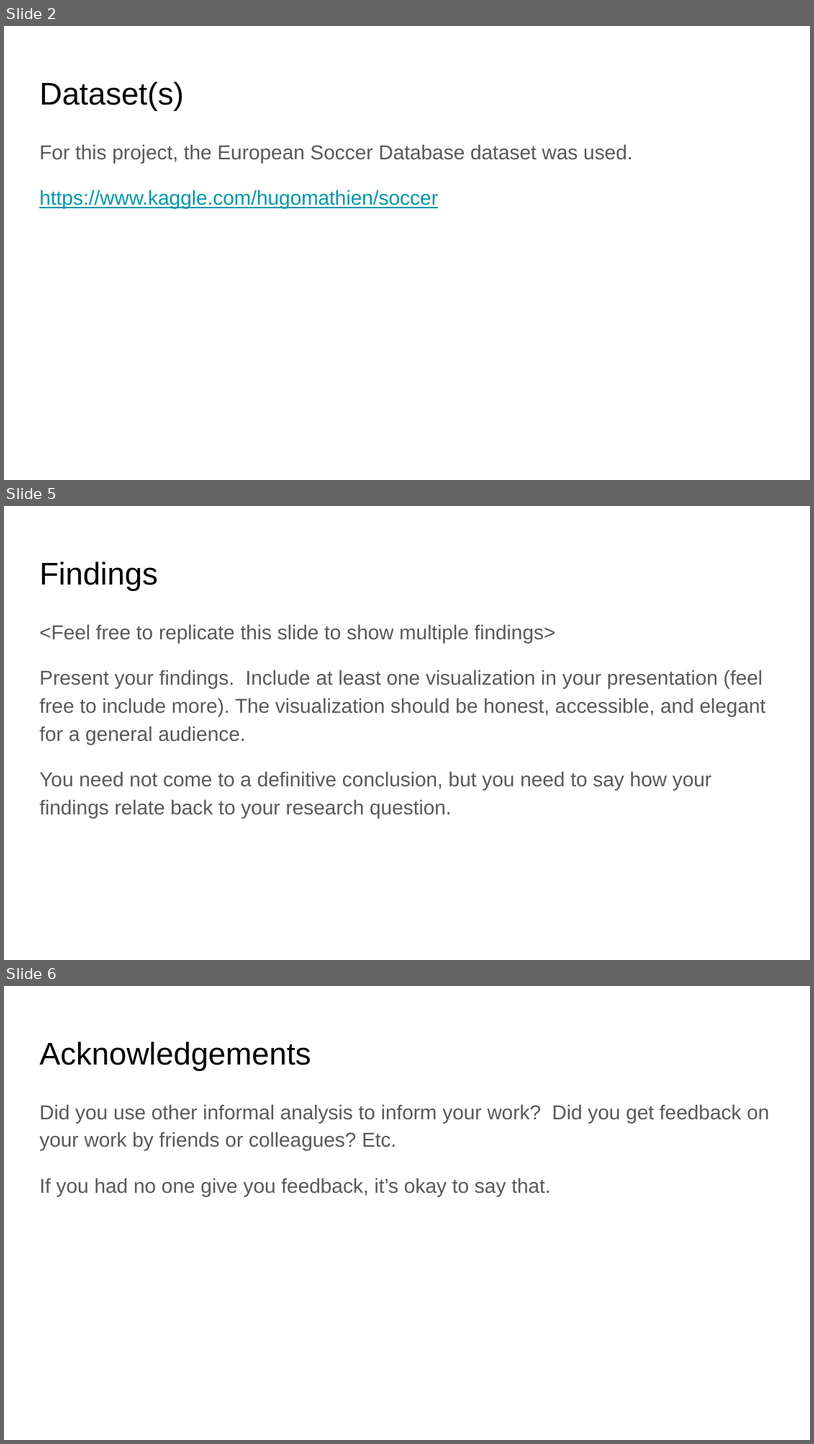
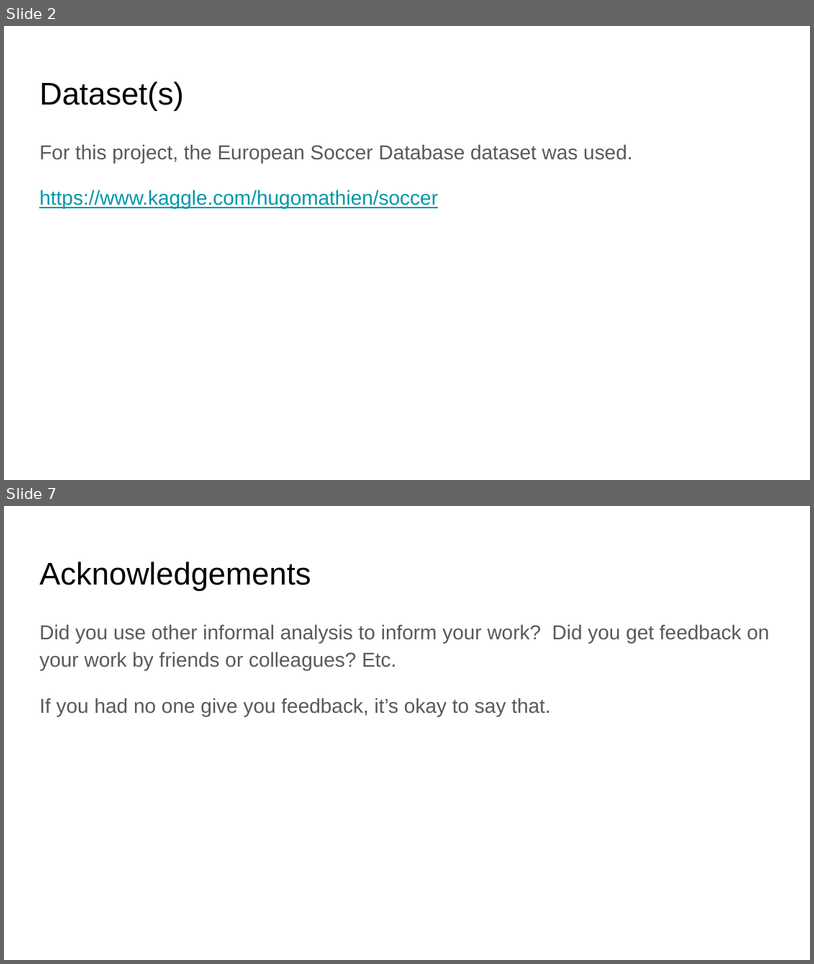
Before and after one commit to EdmondLeahy/PythonForDataScience, a slide deck: Week6/Slides/DSE 200X_ MiniProjectPresentation-Eleahy.pptx. Shown one above the other, each under a label of ours: slides 2, 5 and 6 before the commit, slides 2 and 7 after it; the slides between them are not shown. The pictures are 814x1444 and 814x964 pixels, drawn with LibreOffice and Linux fonts; fonts in the diff are those of the drawing. Boxes give left, top, right and bottom in pixels: in the first picture for what was removed or moved away, otherwise in the second. Text is boxed around its words. In the diff, an @@ line names an element or a change of style, - is before the commit and + after.

```diff
--- a/Week6/Slides/DSE 200X_ MiniProjectPresentation-Eleahy.pptx
+++ b/Week6/Slides/DSE 200X_ MiniProjectPresentation-Eleahy.pptx
@@ slide 5 removed at box(4, 506, 810, 960), background #FFFFFF @@
@@ title removed at box(39, 561, 158, 591) @@
-Findings
@@ text removed at box(39, 624, 766, 818) @@
-<Feel free to replicate this slide to show multiple findings>
-Present your findings. Include at least one visualization in your presentation (feel free to include more). The visualization should be honest, accessible, and elegant for a general audience.
-You need not come to a definitive conclusion, but you need to say how your findings relate back to your research question.
@@ what was slide 6 is now slide 7 @@
```
Also in this commit, not shown: 1 slide changed, 3 slides added, 1 other slide removed, 1 other file.
